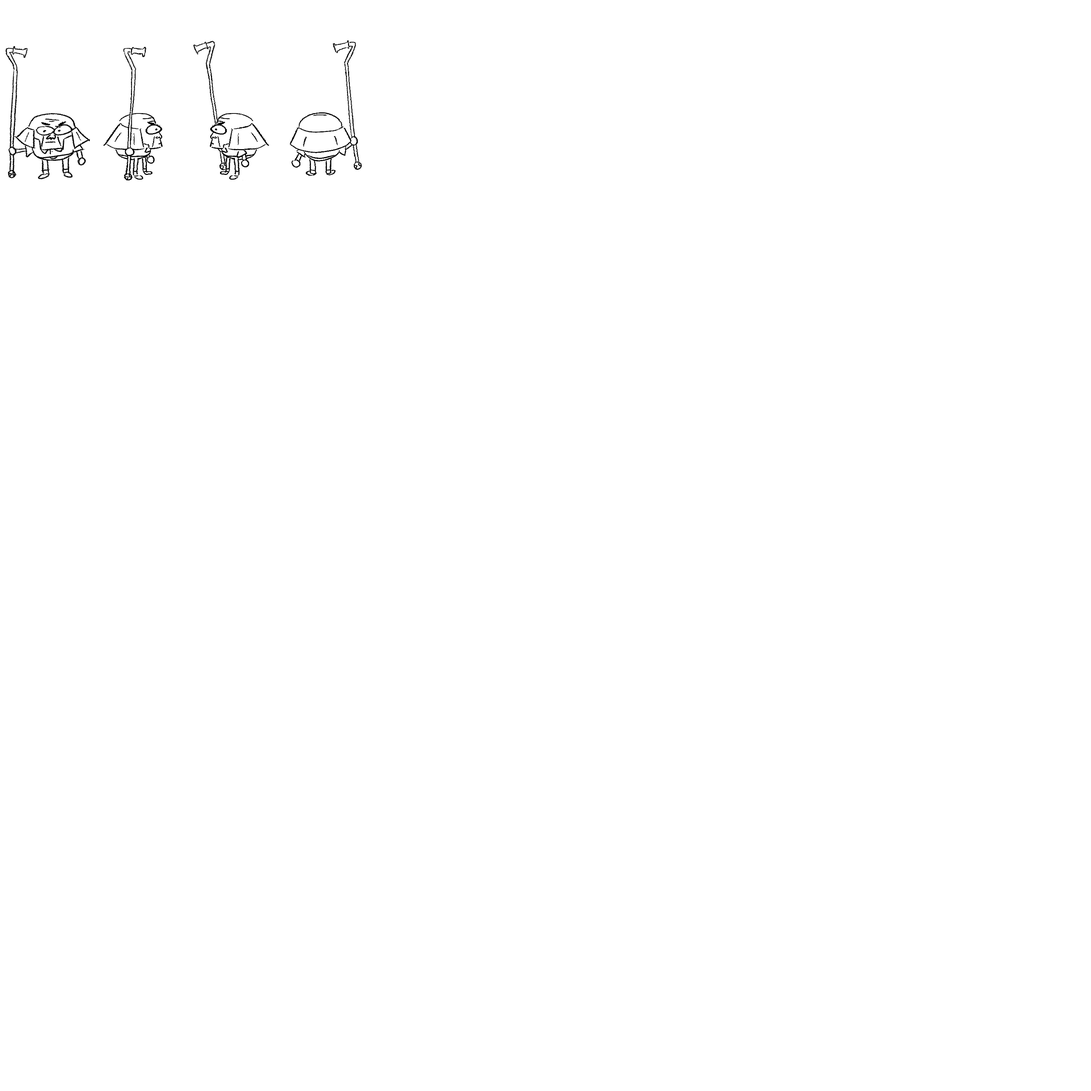
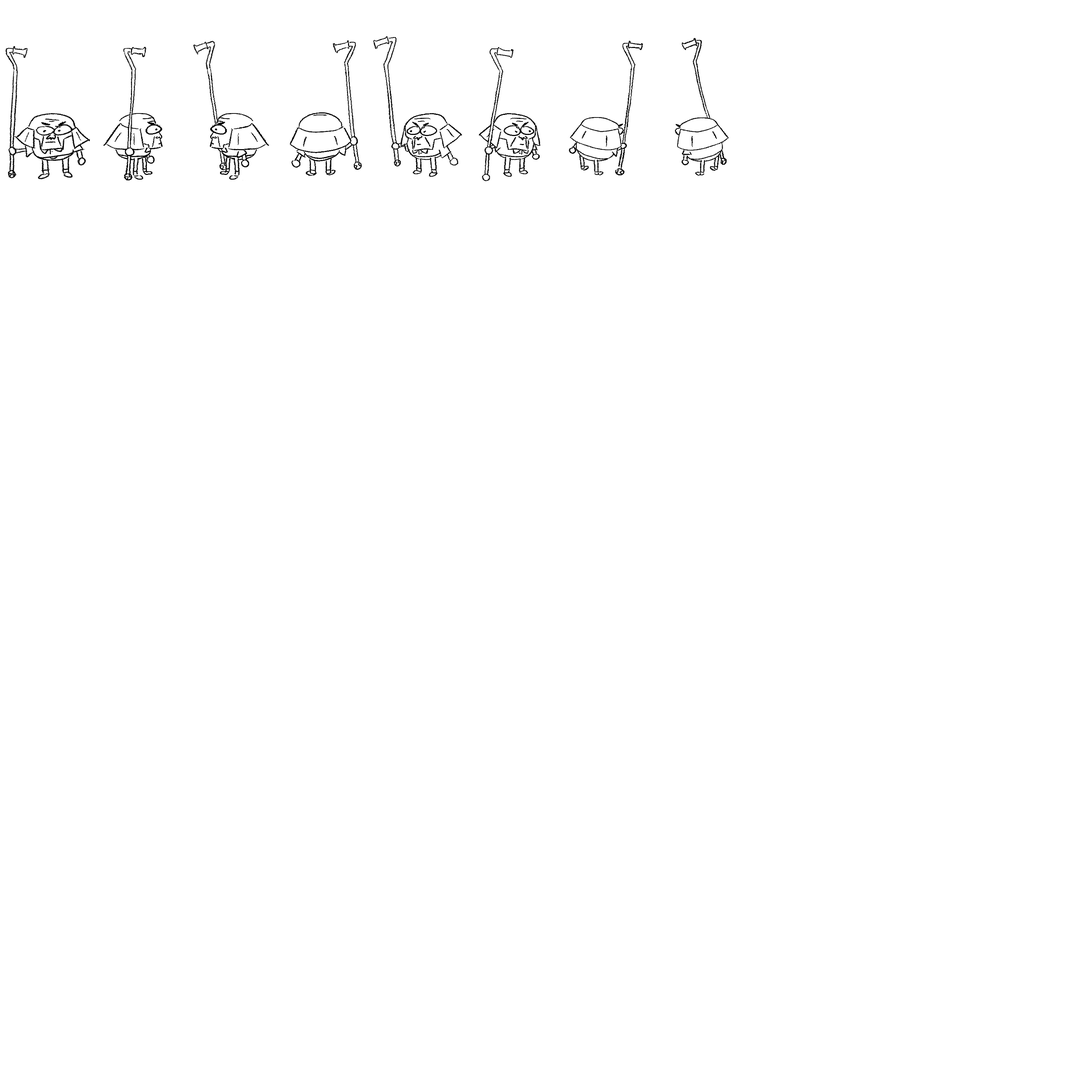
Two versions of the same layered image (1091x1091). Layer-by-layer changes:
painted on "old_man_sprites" over [206, 36, 730, 182]
